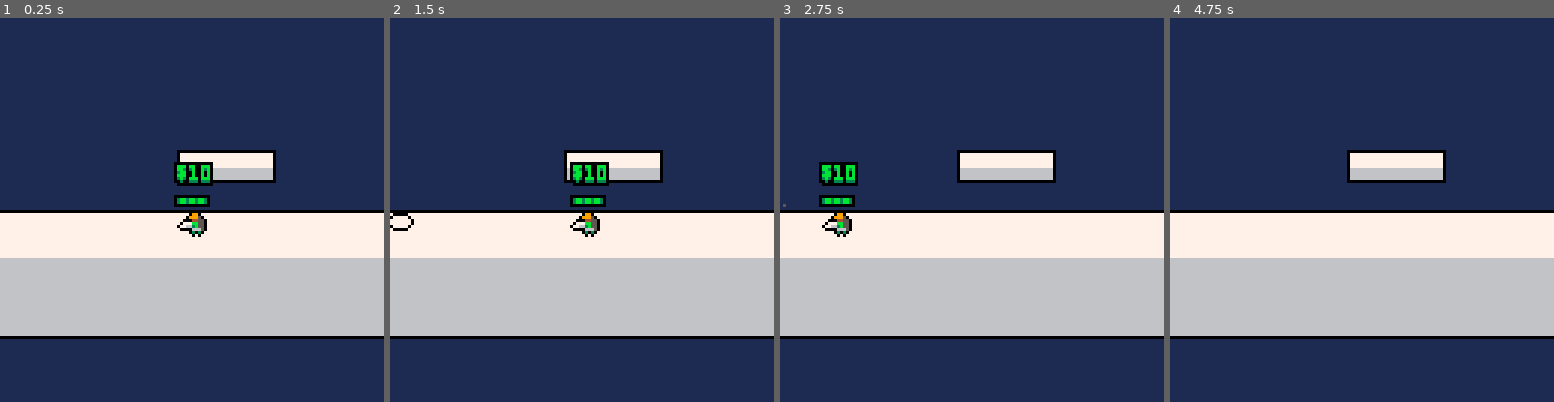
Above: before the commit, frames 1-4 (left to right).
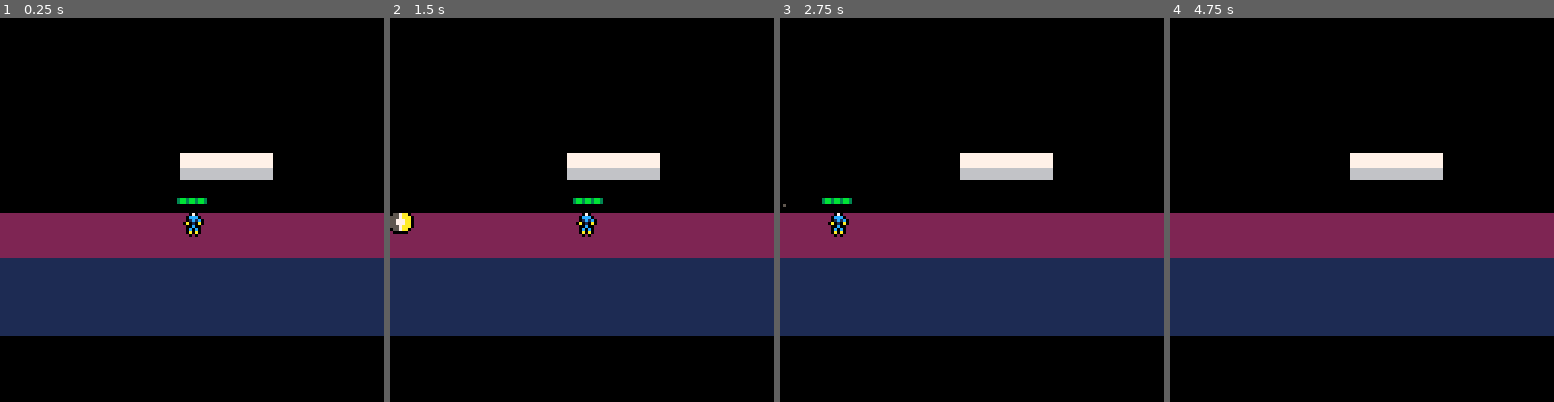
Above: after the commit, the same moments.

Repository: TThanushan/You_against_You
Game: PICO-8 cartridge you_against_you.p8
Two runs of this game, one before a commit and one after it. Both use one fixed random seed, a clock stepped at 60 frames per second and the inputs below.
Inputs:
- Up to frame 1 (0.25 s): no input
- Up to frame 2 (1.5 s): tap O (Z key) at 0.33, 0.7, 1.43 s; tap X (X key) at 1.07 s
- Up to frame 3 (2.75 s): hold Left 1.97-2.37 s; tap X (X key) at 2.07, 2.4, 2.73 s; tap O (Z key) at 2.22 s
- Up to frame 4 (4.75 s): hold Right 2.87-3.53 s; tap X (X key) every 0.33 s from 3.07 to 4.73 s; tap O (Z key) at 3.1, 3.98 s; hold Up 3.58-4.08 s; hold Right 4.13-4.53 s

The runs differ from the first frame. In frame 1, 96% of the frame differs, in the area x 0-100%, y 0-100%; in frame 2, 96%; in frame 3, 96%; in frame 4, 96%.

Commit message:
add player sprite

Diff:
--- a/you_against_you.p8
+++ b/you_against_you.p8
@@ -30,7 +30,7 @@
 	yellow = 10, green = 11, blue = 12, indigo = 13, pink = 14, peach = 15, no_color}
 
 local ground_bridge = {x0 = -70, y0 = 65, x1 = 276, y1 = 95, width = 15,
-	height = 10, light_color = colors.white, dark_color = colors.light_gray}
+	height = 10, light_color = colors.dark_purple, dark_color = colors.dark_blue}
 
 local platform1 = {x0=60, y0=45, x1=90, y1=53, hitboxy=40,
 	light_color = colors.white, dark_color = colors.light_gray}
@@ -184,7 +184,7 @@
 end
 
 function draw_background()
-	cls(1)
+	cls(colors.black)
 end
 
 function draw_interface()
@@ -285,24 +285,23 @@
 		sounds = p_info.sounds,
 		sprites = p_info.sprites,
 		experience=0,
-		money=p_info.money,
 		move_speed = p_info.move_speed,
 		move = function(self)
 			if btn(0) then
 				self.x -= self.move_speed
 				self.state = 'running'
 				-- allow player to shoot to the right and walk to the left
-				if not btn(4) then
+				-- if not btn(4) then
 					self.look_to_left = true
-				end
+				-- end
 				-- self:walk_particle()
 			end
 			if btn(1) then
 				self.x += self.move_speed
 				self.state = 'running'
-				if not btn(4) then
+				-- if not btn(4) then
 					self.look_to_left = false
-				end
+				-- end
 				-- self:walk_particle()
 			end
 			-- need to be falling to jump
@@ -321,6 +320,9 @@
 			if self.weapon_info.reload_time < time() then
 				local looking_direction = 1
 				-- sfx(20 + flr(rnd(2)))
+				if (self.look_to_left) looking_direction = -1
+					make_muzzle_flash(self.x+6*looking_direction, self.y+4, 6, colors.white, 0.025)
+
 				sfx(1)
 				sfx(15 + flr(rnd(3)))
 				self.weapon_info.reload_time = time()+self.weapon_info.attack_speed
@@ -353,9 +355,6 @@
 			local n = flr(time()*speed%#table)+1
 			self.c_sprite = table[n]
 		end,
-		draw_money = function(self)
-			spe_print('$'..self.money, self.x-5, self.y-15, colors.green, colors.dark_green)
-		end,
 		draw_sprite = function(self)
 			outline_spr(self.c_sprite, self.x+shkx-4, self.y+shky, self.look_to_left)
 			spr(self.c_sprite, self.x+shkx-4, self.y+shky, 1, 1, self.look_to_left)
@@ -438,10 +436,26 @@
 		draw = function(self)
 			self:draw_sprite()
 			self:draw_health_rect()
-			self:draw_money()
 		end
 
 	})
+end
+
+function make_muzzle_flash(x, y, radius, muzzle_color, duration)
+	muzzle_color = muzzle_color or colors.white
+	duration = duration or 0.025
+	make_gameobject(x, y, 'muzzle_flash', {
+		radius = radius,
+		draw_layer = 1,
+		muzzle_color = muzzle_color,
+		death_time = time()+duration,
+		update = function(self)
+			if (self.death_time < time()) self:disable()
+		end,
+		draw = function(self)
+			circfill(self.x, self.y, self.radius, self.muzzle_color)
+		end
+		})
 end
 
 -- ##bullet
Not shown, changed: 30 lines of the sprite sheet (__gfx__) section of you_against_you.p8
Not shown, changed: README.md
